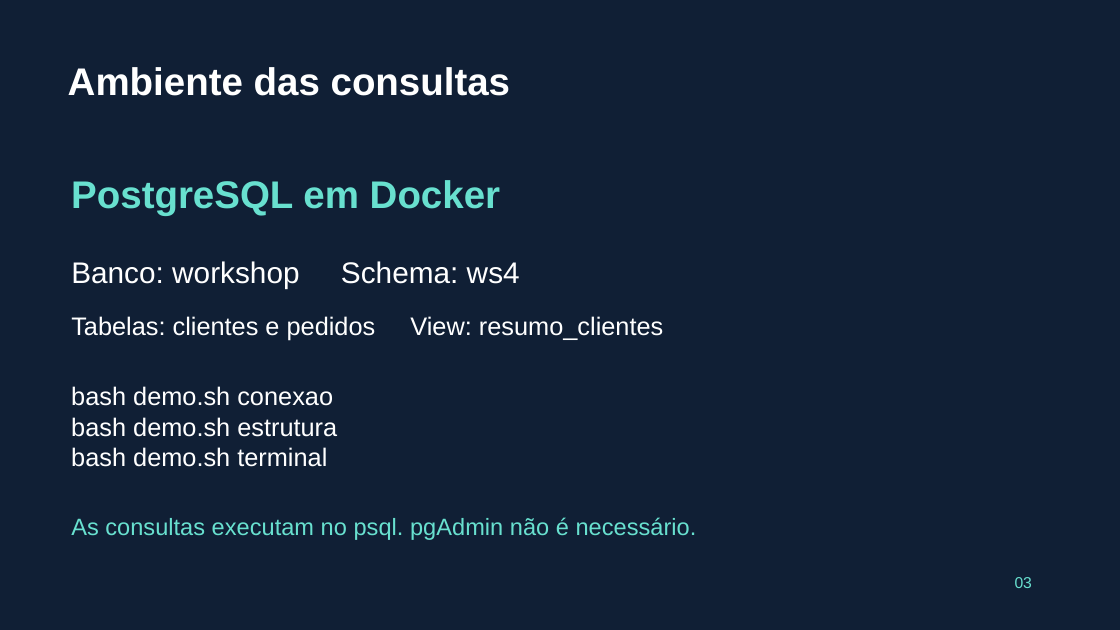
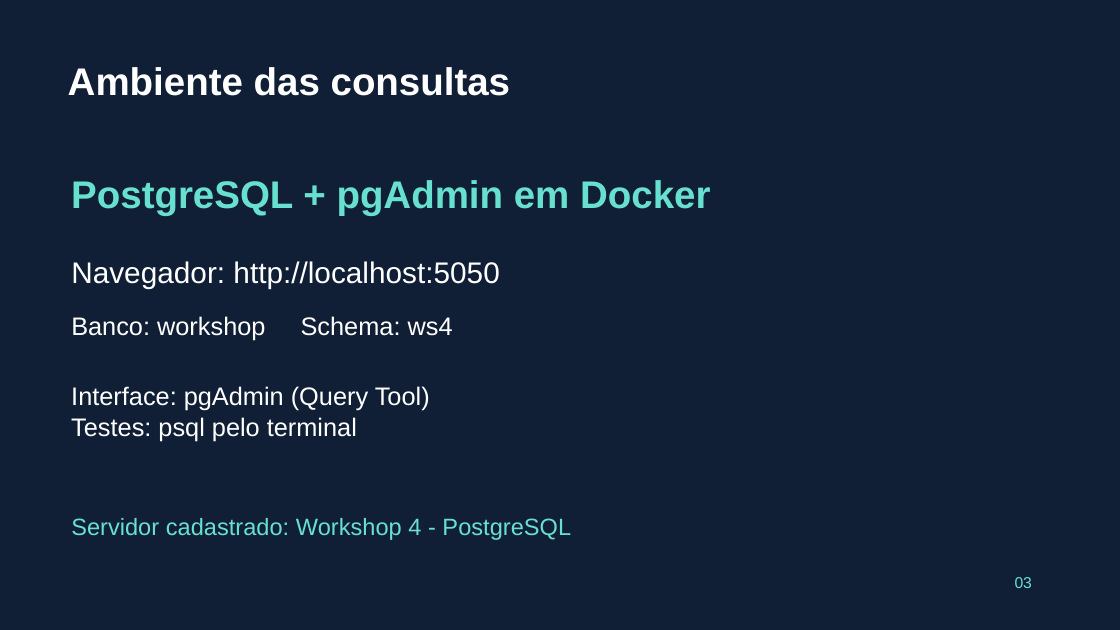
Before and after one commit to pedropalmieri/workshop4-pr-sql-ia, a slide deck: slide 3 of materiais/Workshop4-19nov2026.pptx. Drawn at 1120x630 pixels with LibreOffice and Linux fonts; fonts in the diff are those of the drawing. Boxes give left, top, right and bottom in pixels: in the first picture for what was removed or moved away, otherwise in the second. Text is boxed around its words. In the diff, an @@ line names an element or a change of style, - is before the commit and + after.

Commit message:
Adiciona pgAdmin conectado ao PostgreSQL com instalacao documentada

```diff
--- a/materiais/Workshop4-19nov2026.pptx
+++ b/materiais/Workshop4-19nov2026.pptx
@@ text at [71,180,710,216]: text changed @@
-PostgreSQL em Docker
+PostgreSQL + pgAdmin em Docker
@@ text added at [71,261,499,288], 25.5 pt, text #FFFFFF @@
+Navegador: http://localhost:5050
@@ text "Banco: workshop Schema: ws4": place and size @@
-text "Banco: workshop Schema: ws4" at [71,261,520,288]
+text "Banco: workshop Schema: ws4" at [71,316,453,341]
@@ text "Banco: workshop Schema: ws4" at [71,316,453,341]: size 25.5 to 21.8 pt @@
@@ text removed at [71,316,663,341] @@
-Tabelas: clientes e pedidos View: resumo_clientes
@@ text at [71,386,430,441]: text changed @@
-bash demo.sh conexao
-bash demo.sh estrutura
-bash demo.sh terminal
+Interface: pgAdmin (Query Tool)
+Testes: psql pelo terminal
@@ text at [71,518,571,540]: text changed @@
-As consultas executam no psql. pgAdmin não é necessário.
+Servidor cadastrado: Workshop 4 - PostgreSQL
```
Also in this commit, not shown: 11 other slides changed, 1 slide added, 15 other files.
